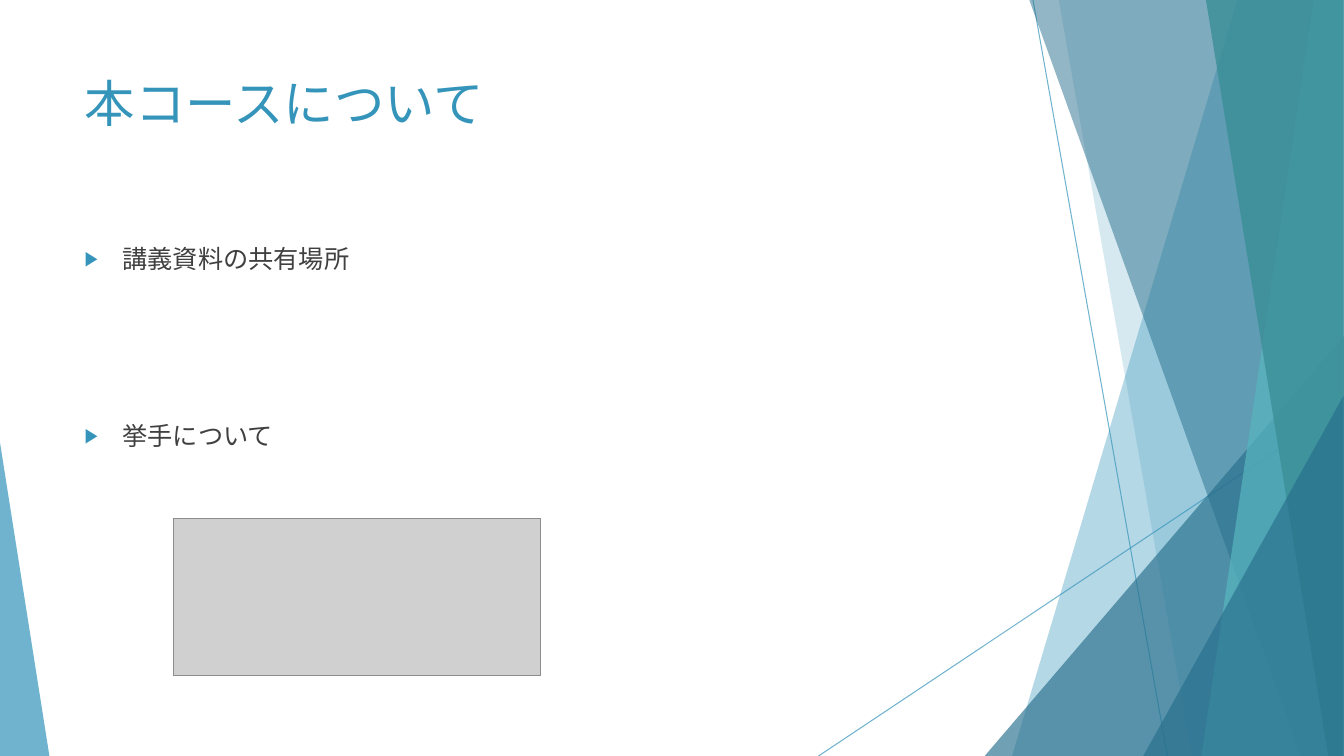
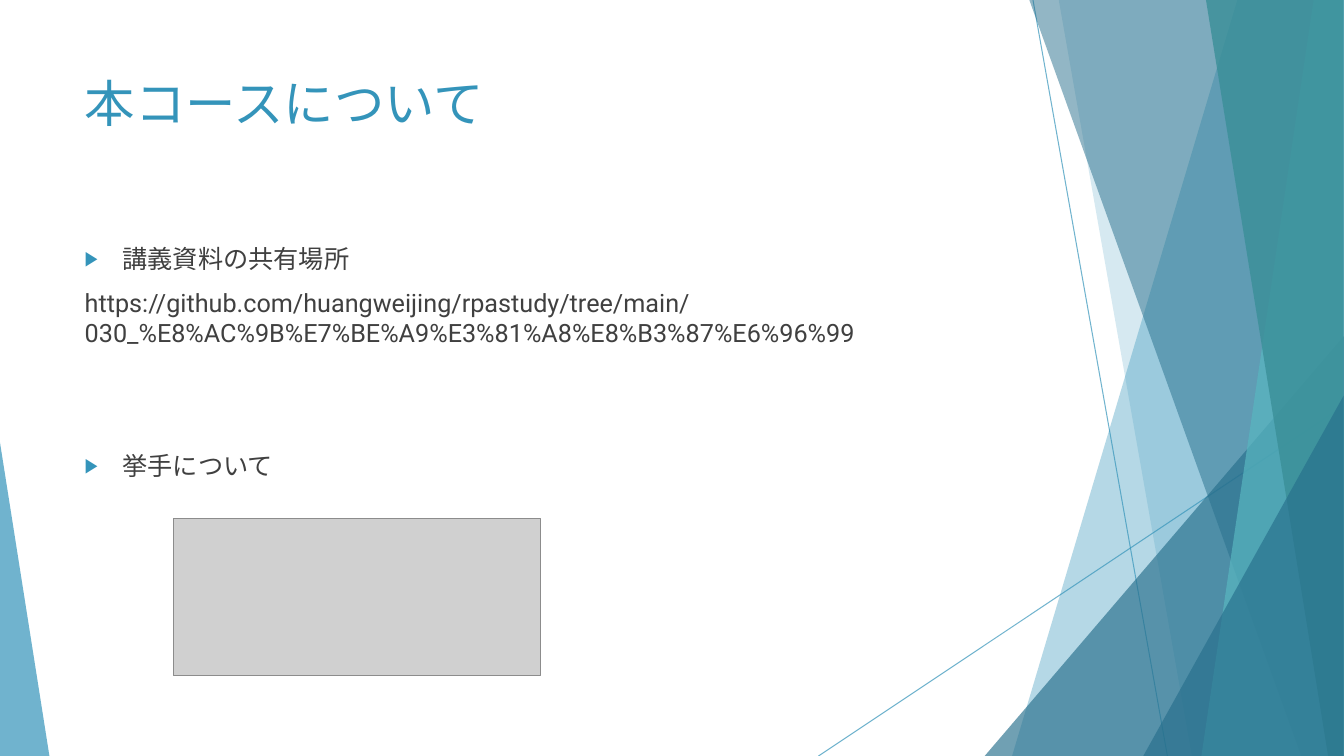
Before and after one commit to huangweijing/rpastudy, a slide deck: slide 4 of 020_RPA技術実施/20210218_RPA概要とUiPath環境構築/20210218_RPA概要とUiPath環境構築.pptx. Drawn at 1344x756 pixels with LibreOffice and Linux fonts; fonts in the diff are those of the drawing; grey boxes stand for pictures. Boxes give left, top, right and bottom in pixels: in the first picture for what was removed or moved away, otherwise in the second. Text is boxed around its words. In the diff, an @@ line names an element or a change of style, - is before the commit and + after.

```diff
--- a/020_RPA技術実施/20210218_RPA概要とUiPath環境構築/20210218_RPA概要とUiPath環境構築.pptx
+++ b/020_RPA技術実施/20210218_RPA概要とUiPath環境構築/20210218_RPA概要とUiPath環境構築.pptx
@@ text at (x1=85, y1=293, x2=855, y2=344): paragraph added @@
+https://github.com/huangweijing/rpastudy/tree/main/030_%E8%AC%9B%E7%BE%A9%E3%81%A8%E8%B3%87%E6%96%99
```
Also in this commit, not shown: 7 other slides changed, 9 slides added, 2 slides removed, 1 other file.
